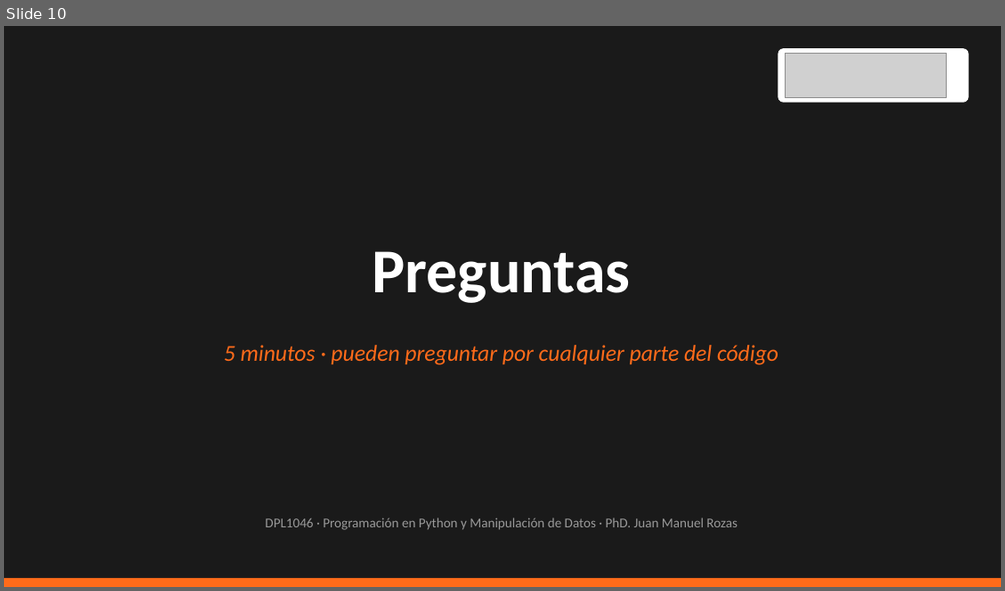
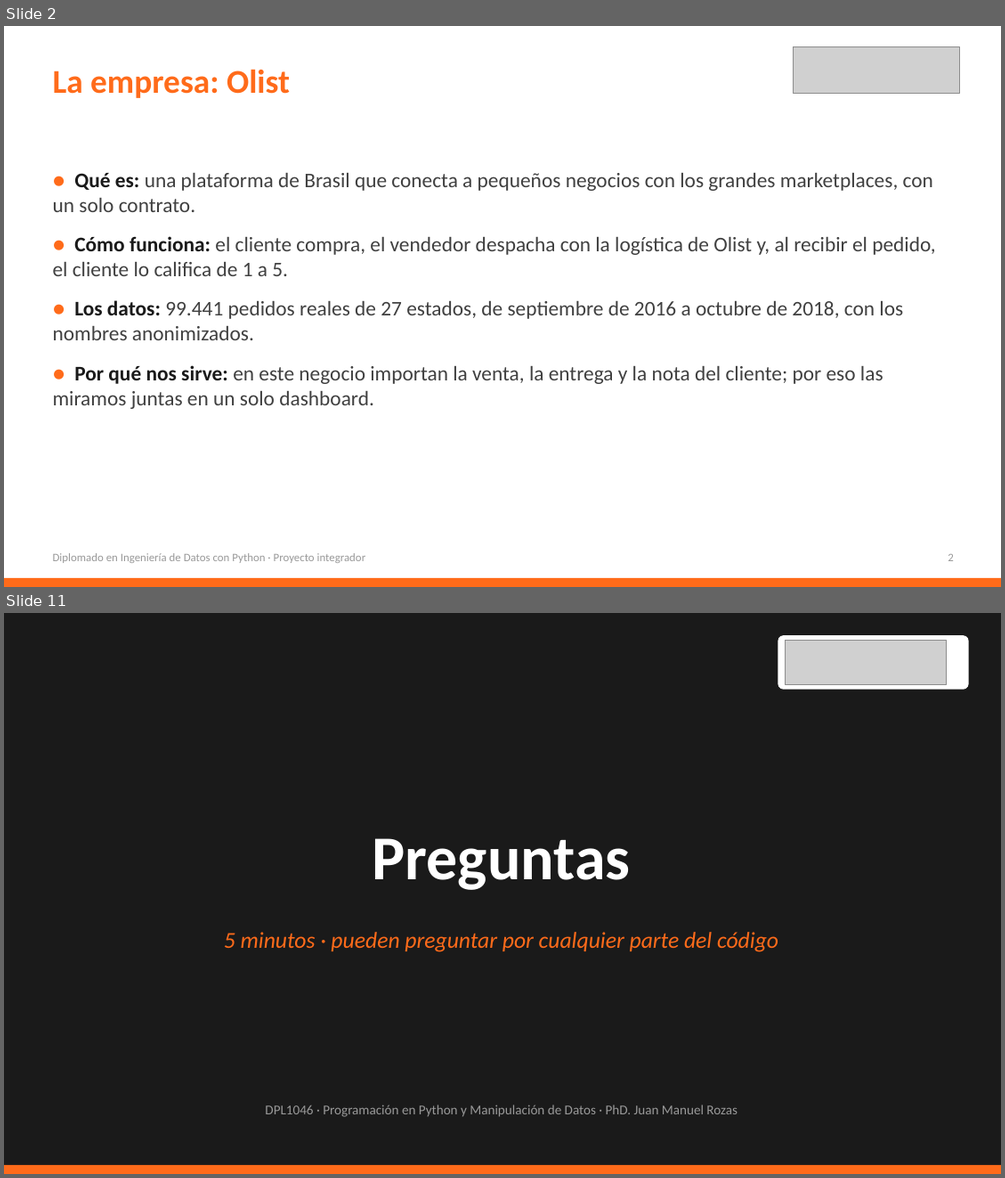
Before and after one commit to Favio-Richar/ProyectoDiplomadoPython, a slide deck: Dashboard360_presentacion.pptx. Shown one above the other, each under a label of ours: slide 10 before the commit, slides 2 and 11 after it; the slides between them are not shown. The pictures are 1005x591 and 1005x1178 pixels, drawn with LibreOffice and Linux fonts; fonts in the diff are those of the drawing; grey boxes stand for pictures. Boxes give left, top, right and bottom in pixels: in the first picture for what was removed or moved away, otherwise in the second. Text is boxed around its words. In the diff, an @@ line names an element or a change of style, - is before the commit and + after.

Commit message:
Agrega introducción a Olist

```diff
--- a/Dashboard360_presentacion.pptx
+++ b/Dashboard360_presentacion.pptx
@@ slide 2 added at [4,26,1001,587], background #FFFFFF @@
@@ picture added at [793,47,959,94] @@
@@ text added at [53,69,290,98], 32 pt, text #FF6B1A, bold @@
+La empresa: Olist
@@ text added at [53,173,935,409], 20 pt, text #404040 @@
+● Qué es: una plataforma de Brasil que conecta a pequeños negocios con los grandes marketplaces, con un solo contrato.
+● Cómo funciona: el cliente compra, el vendedor despacha con la logística de Olist y, al recibir el pedido, el cliente lo califica de 1 a 5.
+● Los datos: 99.441 pedidos reales de 27 estados, de septiembre de 2016 a octubre de 2018, con los nombres anonimizados.
+● Por qué nos sirve: en este negocio importan la venta, la entrega y la nota del cliente; por eso las miramos juntas en un solo dashboard.
@@ text added at [53,553,366,563], 11 pt, text #999999 @@
+Diplomado en Ingeniería de Datos con Python · Proyecto integrador
@@ text added at [947,554,953,561], 11 pt, text #999999 @@
+2
@@ rectangle added at [4,578,1001,587], fill #FF6B1A @@
@@ what was slide 10 is now slide 11 @@
```
Also in this commit, not shown: 9 slides changed.
